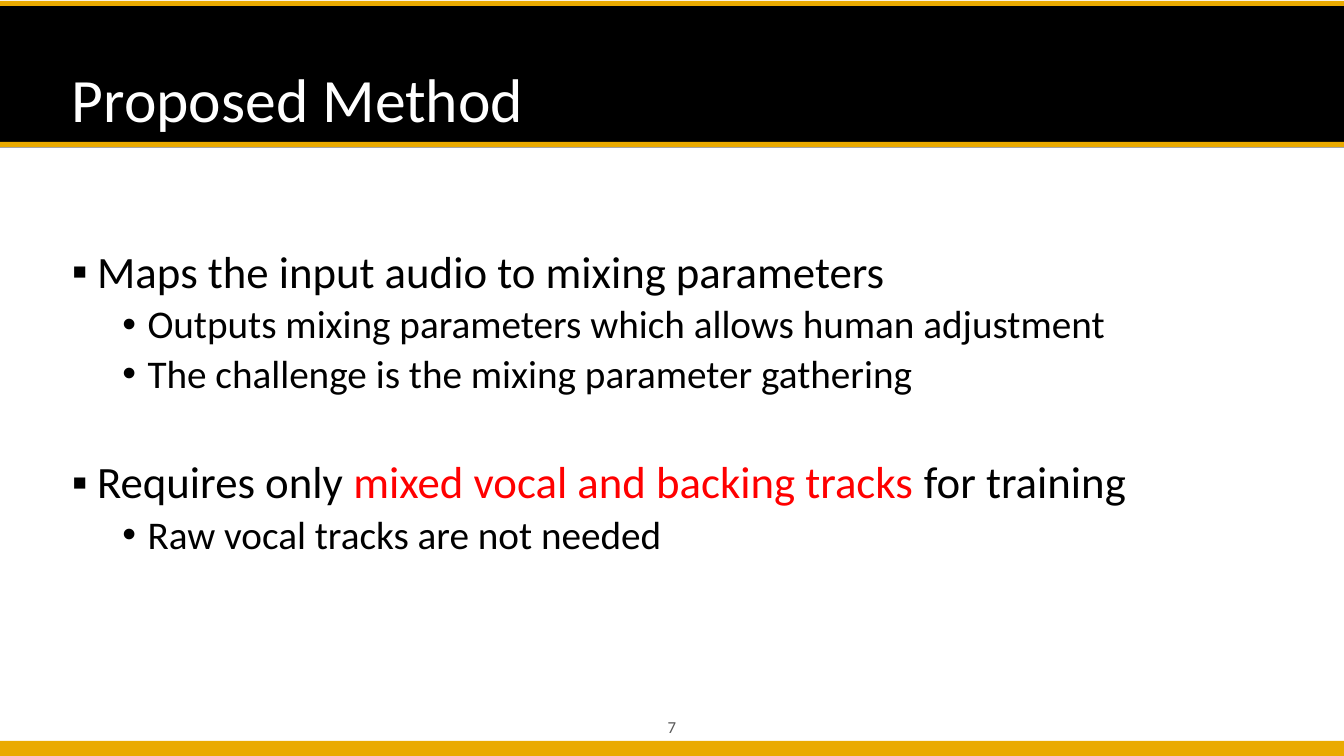
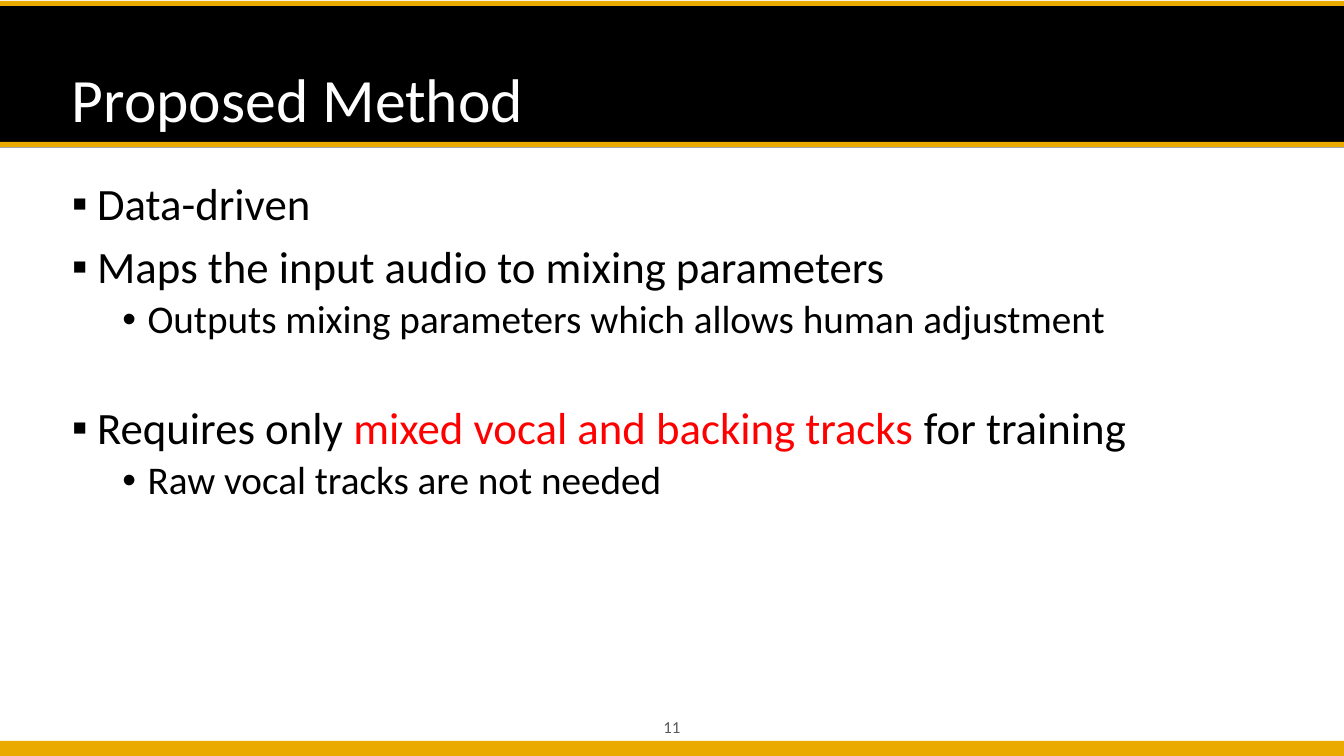
Before and after one commit to likelian/Lab_spring2022, a slide deck: slide 11 of doc/PPT/ Automatic Mixing Proposal.pptx (slide 7 before the commit). Drawn at 1344x756 pixels with LibreOffice and Linux fonts; fonts in the diff are those of the drawing; background and template pictures are left out. Boxes give left, top, right and bottom in pixels: in the first picture for what was removed or moved away, otherwise in the second. Text is boxed around its words. In the diff, an @@ line names an element or a change of style, - is before the commit and + after.

```diff
--- a/doc/PPT/ Automatic Mixing Proposal.pptx
+++ b/doc/PPT/ Automatic Mixing Proposal.pptx
@@ text at [97, 189, 310, 221]: paragraph added @@
+▪ Data-driven
@@ text at [148, 360, 912, 395]: paragraph removed @@
-  • The challenge is the mixing parameter gathering
@@ page number at [663, 722, 680, 733]: text changed @@
-7
+11
```
Also in this commit, not shown: 10 other slides changed, 11 slides added, 1 slide removed, 12 other files.
